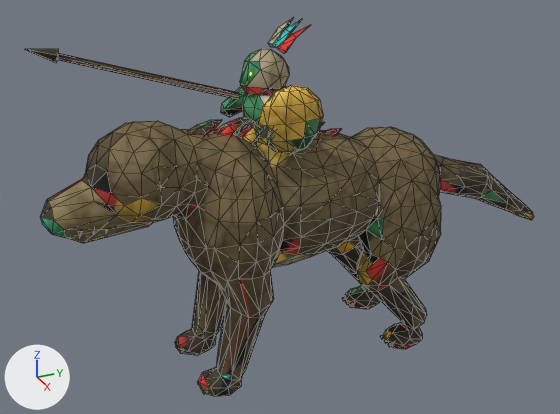
Before and after pictures for a commit that changed the glTF model assets/3d/monstres/carnosaur.glb.
Camera for both pictures: a camera (50 mm lens) standing at (1.716, -0.766, 1.314) and looking at (-0.038, 0.023, 0.437). Arrows for +X, +Y and +Z are at lower left; the lights stay in place. The older version comes first. Mesh edges are drawn as thin lines. Vertices at exactly the same position are counted once.

The first picture shows 'carnosaure_peau'.
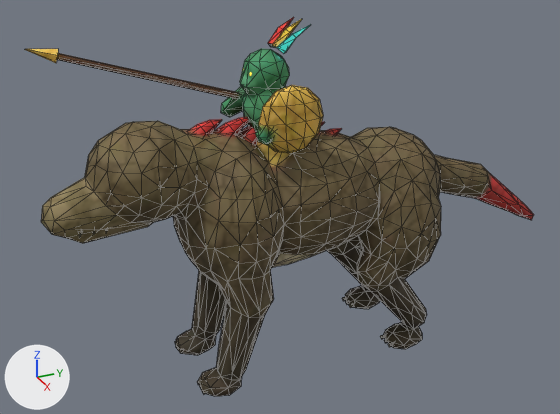
Boxes (x1, y1, x2, y2) around the edits, measured in the pictures (560 x 414 px; the box of a moved part takes in the faces that stretch with it):
part 1 of me_carnosaure_peau, moved or reshaped
    before: (40, 145, 125, 234)
    after: (41, 145, 125, 234)
part 2 of me_carnosaure_peau, moved or reshaped
    both: (434, 155, 534, 220)
part 3 of me_carnosaure_peau, surface changed
    both: (25, 17, 508, 396)

What changed in the scene script:
```text
Change me_carnosaure_peau:
    used by ob_carnosaure_peau; location = (0.0, 0.0, 0.0)
    remove me_carnosaure_peau.from_pydata(...)  # 1362 vertices, 2600 faces; spans x -0.214..0.214, y -0.604..0.895, z -0.004..0.947
    add me_carnosaure_peau.from_pydata(...)  # 1362 vertices, 2600 faces; spans x -0.214..0.214, y -0.603..0.896, z -0.004..0.947
    me_carnosaure_peau part 1
    11 vertices are removed from x -0.041..0.059, y -0.604..-0.487, z 0.52..0.64
    36 faces are deleted
    1 vertex moves from x 0.074, y -0.46, z 0.58 to x 0.07, y -0.464, z 0.577
    11 vertices are added at x -0.037..0.046, y -0.603..-0.483, z 0.527..0.651
    36 new faces join them
    me_carnosaure_peau part 2
    14 vertices are removed from x -0.029..0.029, y 0.472..0.895, z 0.25..0.536
    49 faces are deleted
    2 vertices move from x -0.018..-0.003, y 0.868..0.888, z 0.271..0.274 to x -0.017..-0.003, y 0.868..0.896, z 0.263..0.271
    13 vertices are added at x -0.032..0.027, y 0.472..0.881, z 0.25..0.535
    47 new faces join them
    me_carnosaure_peau part 3: 1469 kept faces spanning x -0.192..0.197, y -0.586..0.896, z -0.004..0.947 get new texture (UV) coordinates
    other edits to the shape of me_carnosaure_peau do not show in these pictures
```
